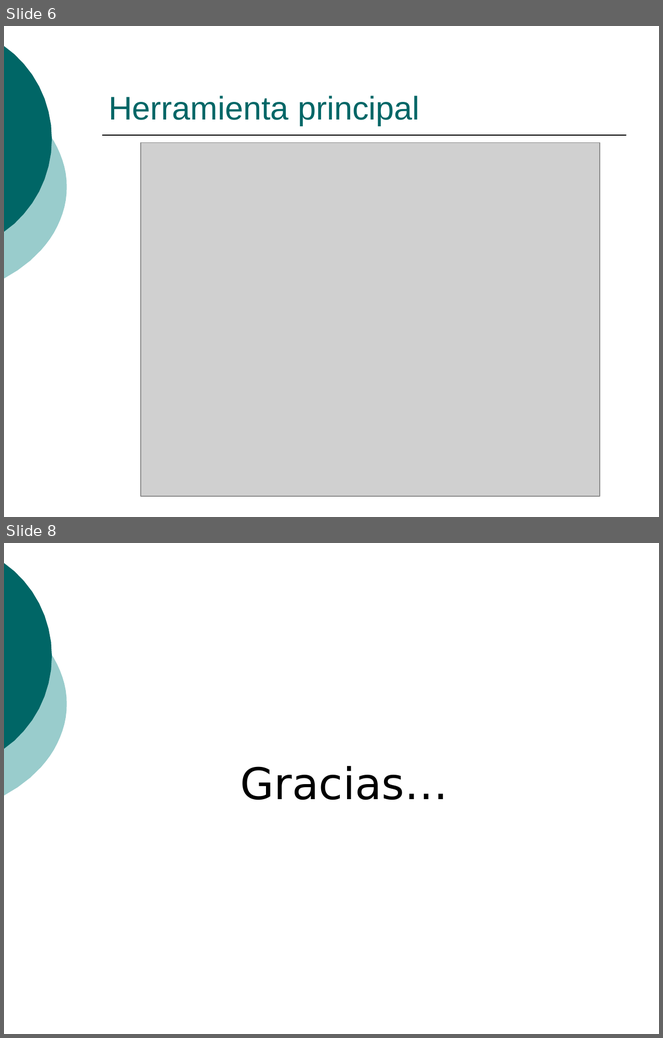
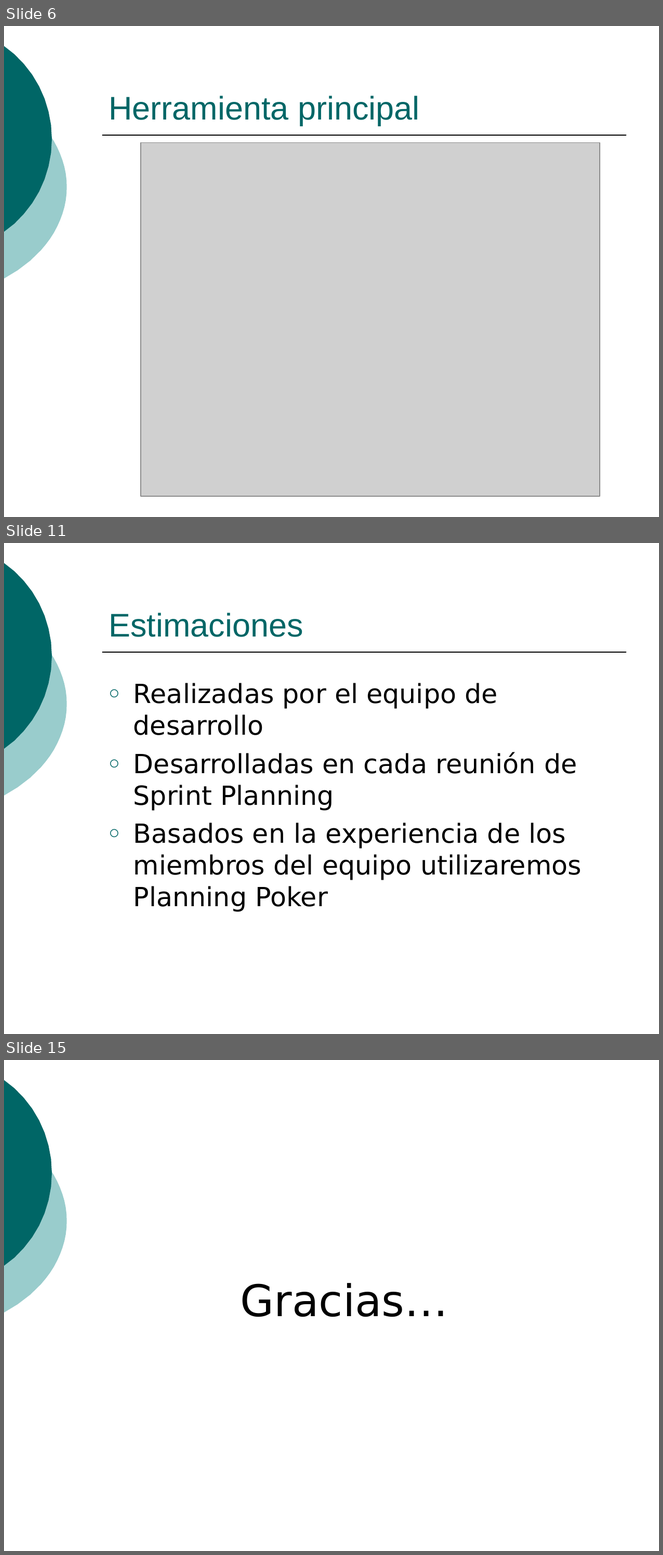
Before and after one commit to ingevy/taller-desarrollo-proyectos-ii-2do-2010, a slide deck: doc/presentaciones/Presentación inicial.ppt. Shown one above the other, each under a label of ours: slides 6 and 8 before the commit, slides 6, 11 and 15 after it; the slides between them are not shown. The pictures are 663x1038 and 663x1555 pixels, drawn with LibreOffice and Linux fonts; fonts in the diff are those of the drawing; grey boxes stand for pictures. Boxes give left, top, right and bottom in pixels: in the first picture for what was removed or moved away, otherwise in the second. Text is boxed around its words. In the diff, an @@ line names an element or a change of style, - is before the commit and + after.

```diff
--- a/doc/presentaciones/Presentación inicial.ppt
+++ b/doc/presentaciones/Presentación inicial.ppt
@@ slide 11 added at (4,543,659,1034), background #FFFFFF; not listed: 3 template elements that a slide beside it also shows @@
@@ title added at (109,613,303,637), 36 pt, text #006666 @@
+Estimaciones
@@ text added at (133,683,582,912), 29 pt, text #000000 @@
+○ Realizadas por el equipo de desarrollo
+○ Desarrolladas en cada reunión de Sprint Planning
+○ Basados en la experiencia de los miembros del equipo utilizaremos Planning Poker
@@ what was slide 8 is now slide 15 @@
```
Also in this commit, not shown: 1 slide changed, 7 other slides added, 1 slide removed.
